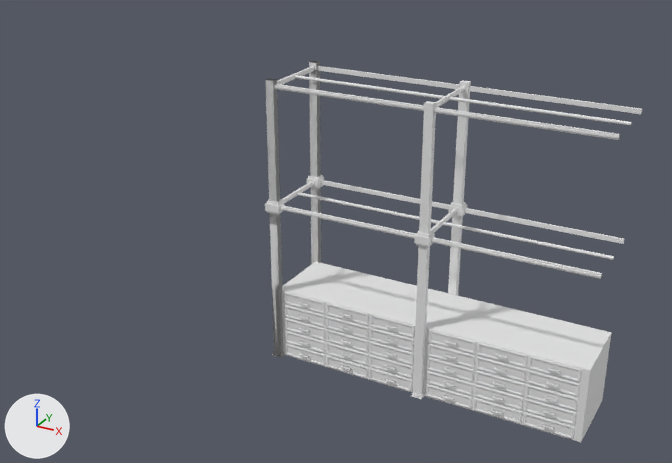
An edit to the FBX model Assets/Meshes/PROPS/SM_ClothingRack_01.fbx, drawn before and after from the same camera.
One viewpoint serves both versions: a 50 mm lens placed at (5.55, -9.49, 6.09), pointed at (0.41, -0.15, 1.42). The axes (+X, +Y, +Z) are drawn at lower left. The lights are the same throughout. Where no turn or scale is listed for an object, it has been applied to the vertices.

Script lines for the objects in view, before the commit:
```python
ob_sm_crdrawer_01 = bpy.data.objects.new('SM_CRDrawer_01', me_mesh)
ob_sm_crdrawer_01.location = (0.0, 0.0, 0.0)
ob_sm_crdrawer_01.scale = (0.01, 0.01, 0.01)
ob_sm_crdrawer_02 = bpy.data.objects.new('SM_CRDrawer_02', me_mesh_006)
ob_sm_crdrawer_02.location = (0.0, 0.0, 0.0)
ob_sm_crdrawer_02.scale = (0.01, 0.01, 0.01)
ob_sm_crlongside_01 = bpy.data.objects.new('SM_CRLongside_01', me_mesh_003)
ob_sm_crlongside_01.location = (0.0, 0.0, 0.0)
ob_sm_crpillar_002 = bpy.data.objects.new('SM_CRPillar_002', me_mesh_008)
ob_sm_crpillar_002.location = (0.0, 0.0, 0.0)
ob_sm_crpillar_01 = bpy.data.objects.new('SM_CRPillar_01', me_mesh_001)
ob_sm_crpillar_01.location = (0.0, 0.0, 0.0)
ob_sm_crpillar_01.scale = (0.01, 0.01, 0.01)
ob_sm_crrack_01 = bpy.data.objects.new('SM_CRRack_01', me_mesh_005)
ob_sm_crrack_01.location = (0.0, 0.0, 0.0)
ob_sm_crrack_01.scale = (0.01, 0.01, 0.01)
ob_sm_crsmallside_01 = bpy.data.objects.new('SM_CRSmallside_01', me_mesh_002)
ob_sm_crsmallside_01.location = (0.0, 0.0, 0.0)
ob_sm_crsmallside_01.scale = (0.01, 0.01, 0.01)
```
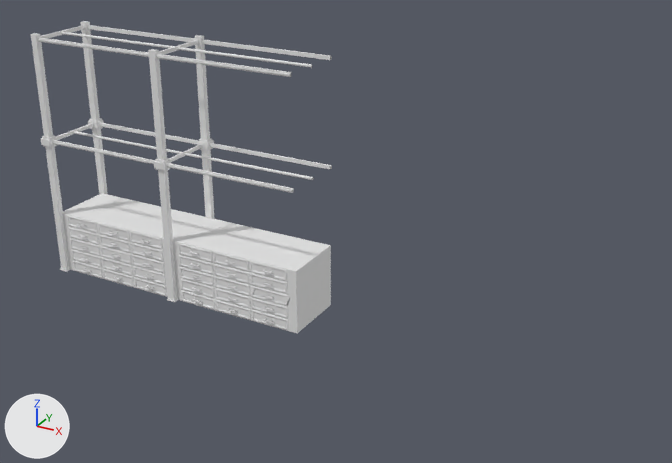
Where the newer file only moved an object's origin or applied its transform, the numbers keep the older frame.

The change, as a diff of the scene's bpy script:
```diff
--- a/Assets/Meshes/PROPS/SM_ClothingRack_01.fbx.py
+++ b/Assets/Meshes/PROPS/SM_ClothingRack_01.fbx.py
@@ me_mesh @@
 # used by ob_sm_crdrawer_01; location = (0.0, 0.0, 0.0); scale = (0.01, 0.01, 0.01)
-me_mesh.from_pydata(...)  # 902 vertices, 900 faces; spans x 7.0..197.0, y -99.0..-7.0, z 0.0..90.0
+me_mesh.from_pydata(...)  # 902 vertices, 1800 faces; spans x -400.0..-200.0, y 0.0..90.0, z -46.0..46.0
+# me_mesh part 1: 902 vertices removed from x 7.0..197.0, y -99.0..-7.0, z 0.0..90.0
+# me_mesh part 2: 902 vertices added at x -400.0..-200.0, y 0.0..90.0, z -46.0..46.0
@@ me_mesh_006 @@
 # used by ob_sm_crdrawer_02; location = (0.0, 0.0, 0.0); scale = (0.01, 0.01, 0.01)
-me_mesh_006.from_pydata(...)  # 902 vertices, 900 faces; spans x 197.0..387.0, y -99.0..-7.0, z 0.0..90.0
+me_mesh_006.from_pydata(...)  # 902 vertices, 1800 faces; spans x -200.0..0.0, y 0.0..90.0, z -46.0..46.0
+# me_mesh_006 part 9: 902 vertices removed from x 197.0..387.0, y -99.0..-7.0, z 0.0..90.0
+# me_mesh_006 part 10: 902 vertices added at x -200.0..0.0, y 0.0..90.0, z -46.0..46.0
@@ me_mesh_002 @@
 # used by ob_sm_crsmallside_01; location = (0.0, 0.0, 0.0); scale = (0.01, 0.01, 0.01)
-me_mesh_002.from_pydata(...)  # 64 vertices, 32 faces; spans x 5.0..199.0, y -101.0..-5.0, z 198.0..346.0
+me_mesh_002.from_pydata(...)  # 16 vertices, 16 faces; spans x -202.0..-199.0, y 198.0..346.0, z -48.0..48.0
+# me_mesh_002 part 3: 64 vertices removed from x 5.0..199.0, y -101.0..-5.0, z 198.0..346.0
+# me_mesh_002 part 4: 16 vertices added at x -202.0..-199.0, y 198.0..346.0, z -48.0..48.0
@@ me_mesh_003 @@
-me_mesh_003.from_pydata(...)  # 96 vertices, 64 faces; spans x 0.07..3.86, y -1.03..-0.03, z 1.97..3.46
+me_mesh_003.from_pydata(...)  # 96 vertices, 128 faces; spans x -3.99..-0.01, y -0.5..0.5, z 1.97..3.46
+# me_mesh_003 part 11: the whole mesh is rebuilt
@@ me_mesh_005 @@
 # used by ob_sm_crrack_01; location = (0.0, 0.0, 0.0); scale = (0.01, 0.01, 0.01)
-me_mesh_005.from_pydata(...)  # 96 vertices, 48 faces; spans x 7.0..387.0, y -55.0..-51.0, z 198.0..345.0
+me_mesh_005.from_pydata(...)  # 48 vertices, 48 faces; spans x -381.0..-191.0, y 198.0..345.0, z -2.0..2.0
+# me_mesh_005 part 5: 96 vertices removed from x 7.0..387.0, y -55.0..-51.0, z 198.0..345.0
+# me_mesh_005 part 6: 48 vertices added at x -381.0..-191.0, y 198.0..345.0, z -2.0..2.0
@@ me_mesh_001 @@
 # used by ob_sm_crpillar_01; location = (0.0, 0.0, 0.0); scale = (0.01, 0.01, 0.01)
-me_mesh_001.from_pydata(...)  # 352 vertices, 344 faces; spans x -2.0..205.0, y -108.0..2.0, z 0.0..350.0
+me_mesh_001.from_pydata(...)  # 176 vertices, 344 faces; spans x -408.0..-391.0, y 0.0..350.0, z -55.0..55.0
+# me_mesh_001 part 7: 352 vertices removed from x -2.0..205.0, y -108.0..2.0, z 0.0..350.0
+# me_mesh_001 part 8: 176 vertices added at x -408.0..-391.0, y 0.0..350.0, z -55.0..55.0
@@ ob_sm_crdrawer_01 @@
 ob_sm_crdrawer_01.location = (0.0, 0.0, 0.0)
+ob_sm_crdrawer_01.rotation_euler = (1.571, 0.0, 0.0)  # degrees (90, 0, 0)
 ob_sm_crdrawer_01.scale = (0.01, 0.01, 0.01)
@@ ob_sm_crdrawer_02 @@
 ob_sm_crdrawer_02.location = (0.0, 0.0, 0.0)
+ob_sm_crdrawer_02.rotation_euler = (1.571, 0.0, 0.0)  # degrees (90, 0, 0)
 ob_sm_crdrawer_02.scale = (0.01, 0.01, 0.01)
@@ ob_sm_crsmallside_01 @@
 ob_sm_crsmallside_01.location = (0.0, 0.0, 0.0)
+ob_sm_crsmallside_01.rotation_euler = (1.571, 0.0, 0.0)  # degrees (90, 0, 0)
 ob_sm_crsmallside_01.scale = (0.01, 0.01, 0.01)
@@ ob_sm_crrack_01 @@
 ob_sm_crrack_01.location = (0.0, 0.0, 0.0)
-ob_sm_crrack_01.scale = (0.01, 0.01, 0.01)
+ob_sm_crrack_01.rotation_euler = (1.571, 0.0, 0.0)  # degrees (90, 0, 0)
+ob_sm_crrack_01.scale = (0.0105, 0.01, 0.01)
@@ ob_sm_crpillar_01 @@
 ob_sm_crpillar_01.location = (0.0, 0.0, 0.0)
+ob_sm_crpillar_01.rotation_euler = (1.571, 0.0, 0.0)  # degrees (90, 0, 0)
 ob_sm_crpillar_01.scale = (0.01, 0.01, 0.01)
@@ ob_sm_crpillar_002 @@
-ob_sm_crpillar_002 = bpy.data.objects.new('SM_CRPillar_002', me_mesh_008)
@@ ob_sm_crpillar_02 @@
+ob_sm_crpillar_02 = bpy.data.objects.new('SM_CRPillar_02', me_mesh_007_1)  # 176 vertices, 344 faces; spans x -2.08..-1.91, y -0.55..0.55, z 0.0..3.5
+ob_sm_crpillar_02.location = (0.0, 0.0, 0.0)
@@ ob_sm_crsmallside_02 @@
+ob_sm_crsmallside_02 = bpy.data.objects.new('SM_CRSmallSide_02', me_mesh_008_1)  # 32 vertices, 32 faces; spans x -4.02..-3.98, y -0.48..0.48, z 1.975..3.456
+ob_sm_crsmallside_02.location = (0.0, 0.0, 0.0)
@@ ob_sm_crrack_002 @@
+ob_sm_crrack_002 = bpy.data.objects.new('SM_CRRack_002', me_mesh_010)  # 48 vertices, 48 faces; spans x -2.0..0.0, y -0.02..0.02, z 1.98..3.45
+ob_sm_crrack_002.location = (0.0, 0.0, 0.0)
```

Boxes (x1, y1, x2, y2) around the edits, measured in the pictures (672 x 463 px):
'SM_CRDrawer_02', reshaped, turned: before (423, 295, 612, 442); after (173, 218, 331, 333)
'SM_CRDrawer_01', reshaped, turned: before (282, 262, 451, 393); after (63, 193, 207, 297)
'SM_CRPillar_01', reshaped, turned: before (265, 61, 471, 399); after (31, 21, 108, 272)
'SM_CRLongside_01', reshaped (20% narrower, 21% shorter): before (274, 66, 642, 279); after (37, 25, 332, 193)
'SM_CRPillar_02', added: after (148, 35, 214, 302)
'SM_CRRack_01', reshaped, turned, rescaled: before (294, 75, 632, 260); after (62, 32, 182, 154)
'SM_CRPillar_002', deleted: before (266, 62, 321, 352)
'SM_CRSmallside_01', reshaped, turned: before (277, 66, 465, 233); after (159, 40, 203, 162)
'SM_CRRack_002', added: after (177, 47, 314, 180)
'SM_CRSmallSide_02', added: after (41, 25, 94, 140)
part 1 of me_mesh, deleted: before (282, 262, 451, 393)
part 2 of me_mesh, added: after (63, 193, 207, 297)
part 3 of me_mesh_002, deleted: before (277, 66, 465, 233)
part 4 of me_mesh_002, added: after (159, 40, 203, 162)
part 5 of me_mesh_005, deleted: before (294, 75, 632, 260)
part 6 of me_mesh_005, added: after (62, 32, 182, 154)
part 7 of me_mesh_001, deleted: before (265, 61, 471, 399)
part 8 of me_mesh_001, added: after (31, 21, 108, 272)
part 9 of me_mesh_006, deleted: before (423, 295, 612, 442)
part 10 of me_mesh_006, added: after (173, 218, 331, 333)
